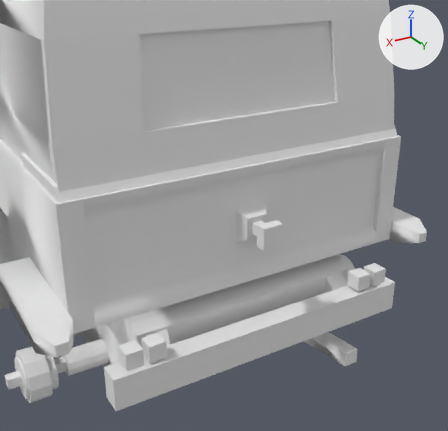
One commit to the OBJ model mccore/src/main/resources/assets/ivv/objmodels/vehicles/runabout.obj: the scene before it, then after it.
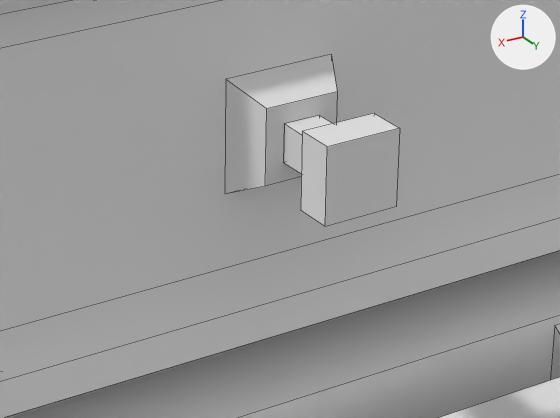
The first picture shows the older version from a 50 mm camera at (1.739, 3.331, 2.42) aimed at (0.176, 0.726, 1.118). The close-ups show both versions on the part from 39% to 73% of the width and 44% to 70% of the height of that picture; other places that the commit changed are outside them. Every picture has the same lights, and +X, +Y and +Z are marked at upper right. The close-ups show mesh edges as thin lines. Where no turn or scale is listed for an object, it has been applied to the vertices. Vertices at the same position are counted once.

Objects in the first close-up: 'cube', 'sparemount'.
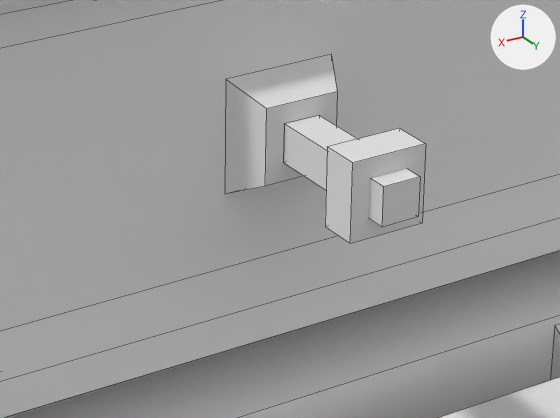
Boxes [x1, y1, x2, y2] around the edits, measured in the close-ups (560 x 418 px; the box of a moved part takes in the faces that stretch with it):
'sparemount', reshaped (15% wider, 10% taller): before [225, 54, 400, 226]; after [225, 54, 426, 244]
part 1 of me_sparemount, moved or reshaped: before [283, 115, 333, 174]; after [325, 128, 426, 244]
part 2 of me_sparemount, moved or reshaped: before [298, 113, 400, 226]; after [296, 115, 420, 227]

The change, as a diff of the scene's bpy script:
```diff
--- a/mccore/src/main/resources/assets/ivv/objmodels/vehicles/runabout.obj.py
+++ b/mccore/src/main/resources/assets/ivv/objmodels/vehicles/runabout.obj.py
@@ me_sparemount @@
 # used by ob_sparemount; location = (0.0, 0.0, 0.0)
-me_sparemount.from_pydata(...)  # 24 vertices, 18 faces; spans x -0.094..0.094, y 0.719..0.938, z 0.937..1.125
+me_sparemount.from_pydata(...)  # 24 vertices, 18 faces; spans x -0.094..0.094, y 0.719..1.031, z 0.937..1.125
+# me_sparemount part 1: the loose piece of 8 vertices spanning x -0.031..0.031, y 0.781..0.906, z 1.0..1.062 is scaled about its middle by (2, 0.5, 2), then moved by (0.0, 0.125, 0.0)
+# me_sparemount part 2: 16 of 24 vertices moved; they spanned x -0.094..0.094, y 0.719..0.938, z 0.937..1.125 and now span x -0.094..0.094, y 0.719..1.031, z 0.937..1.125; mean shift (0.0, 0.0, 0.0); largest move (-0.062, 0.781, 1.094) -> (-0.031, 1.031, 1.062)
 me_sparemount.materials.append(mat_m_66eb231c_6d2e_ec61_da2c_07770c07fe46)
```
